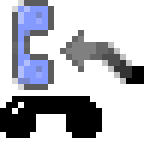
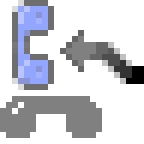
The second 144px x 144px image is a revision of the first. Changes to its layers:
painted on "Answered Elsewhere" over <box>0,0,102,138</box>
